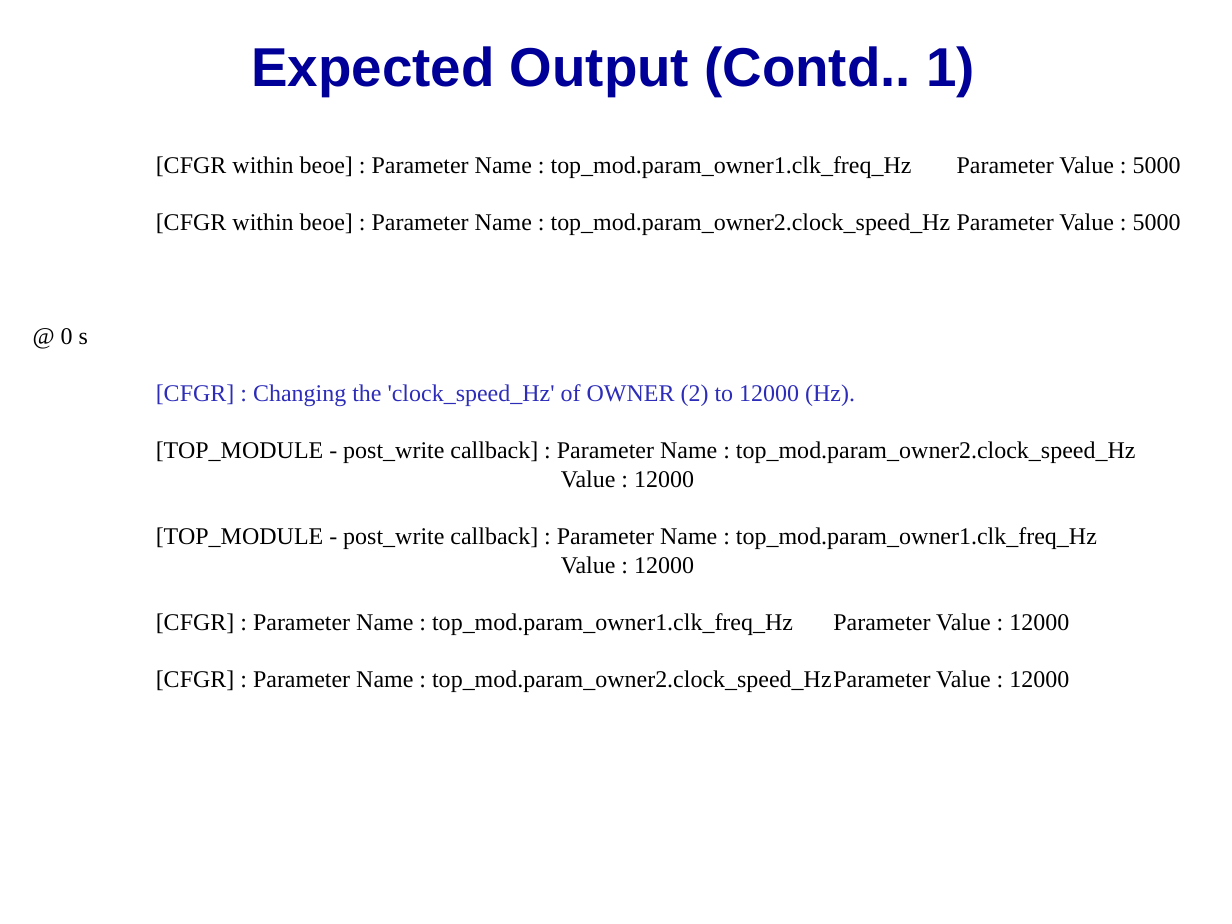
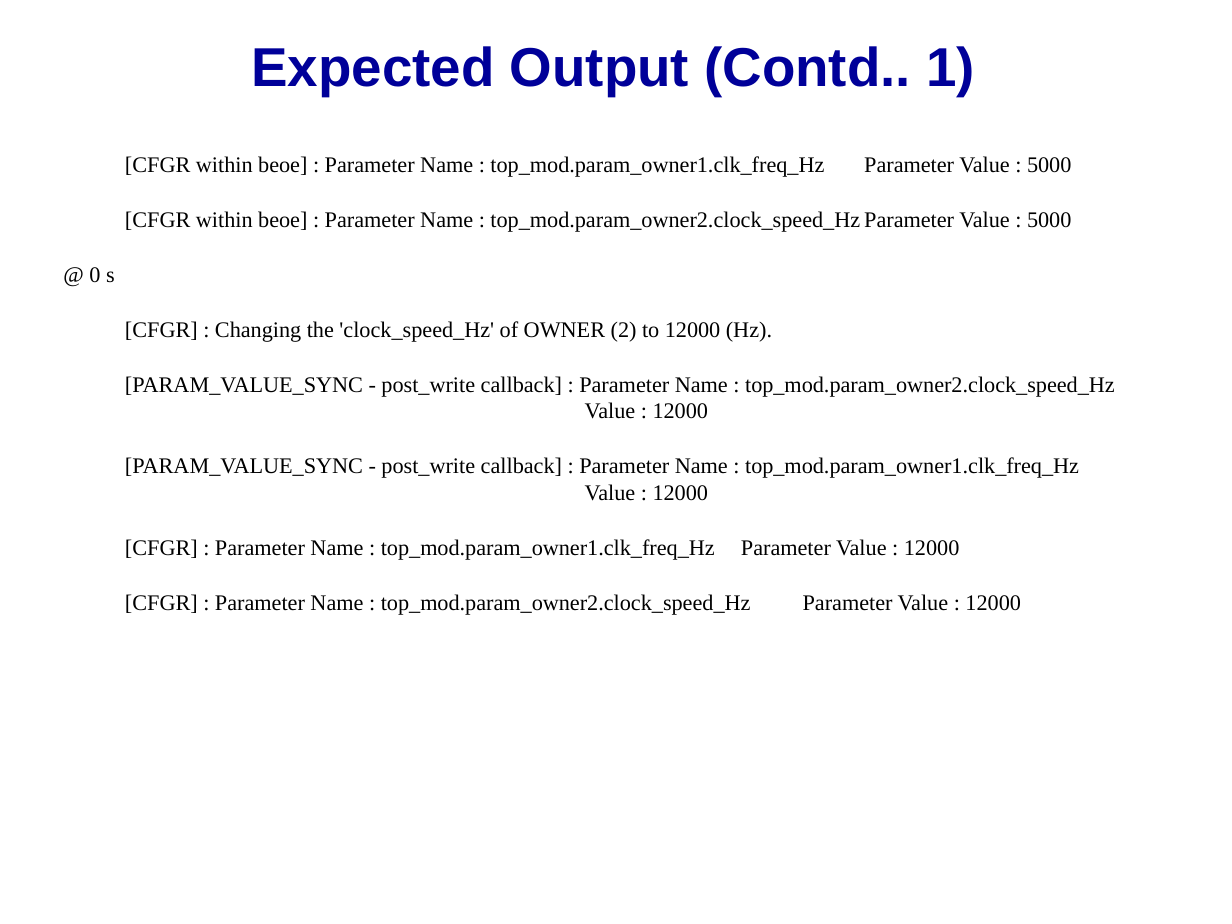
Before and after one commit to accellera-official/cci, a slide deck: slide 10 of examples/ex11_Searching_and_Directly_Associating_Parameters/docs/ex11_Searching_and_Directly_Associating_Parameters.ppt. Drawn at 1232x924 pixels with LibreOffice and Linux fonts; fonts in the diff are those of the drawing; background and template pictures are left out. Boxes give left, top, right and bottom in pixels: in the first picture for what was removed or moved away, otherwise in the second. Text is boxed around its words. In the diff, an @@ line names an element or a change of style, - is before the commit and + after.

```diff
--- a/examples/ex11_Searching_and_Directly_Associating_Parameters/docs/ex11_Searching_and_Directly_Associating_Parameters.ppt
+++ b/examples/ex11_Searching_and_Directly_Associating_Parameters/docs/ex11_Searching_and_Directly_Associating_Parameters.ppt
@@ free "[CFGR within beoe] : Parameter ...": place and size @@
-free "[CFGR within beoe] : Parameter ..." at <box>21,144,1212,760</box>
+free "[CFGR within beoe] : Parameter ..." at <box>52,144,1161,647</box>
@@ text in free at <box>89,156,1071,615</box>: size 14 to 13 pt in "[CFGR within beoe] : Parameter Name : ...", "[CFGR within beoe] : Parameter Name : ...", "@ 0 s", "[CFGR] : Changing the 'clock_speed_Hz' of OWNER ..." and 2 more places; text colour #2D2DB9 to #000000 in "[CFGR] : Changing the 'clock_speed_Hz' of OWNER ..." @@
@@ text in free at <box>125,376,1115,501</box>: text changed; size 14 to 13 pt @@
-[TOP_MODULE - post_write callback] : Parameter Name : top_mod.param_owner2.clock_speed_Hz
-Value : 12000
-[TOP_MODULE - post_write callback] : Parameter Name : top_mod.param_owner1.clk_freq_Hz
-Value : 12000
+[PARAM_VALUE_SYNC - post_write callback] : Parameter Name : top_mod.param_owner2.clock_speed_Hz
+Value : 12000
+[PARAM_VALUE_SYNC - post_write callback] : Parameter Name : top_mod.param_owner1.clk_freq_Hz
+Value : 12000
```
Also in this commit, not shown: 7 other slides changed, 4 other files.
